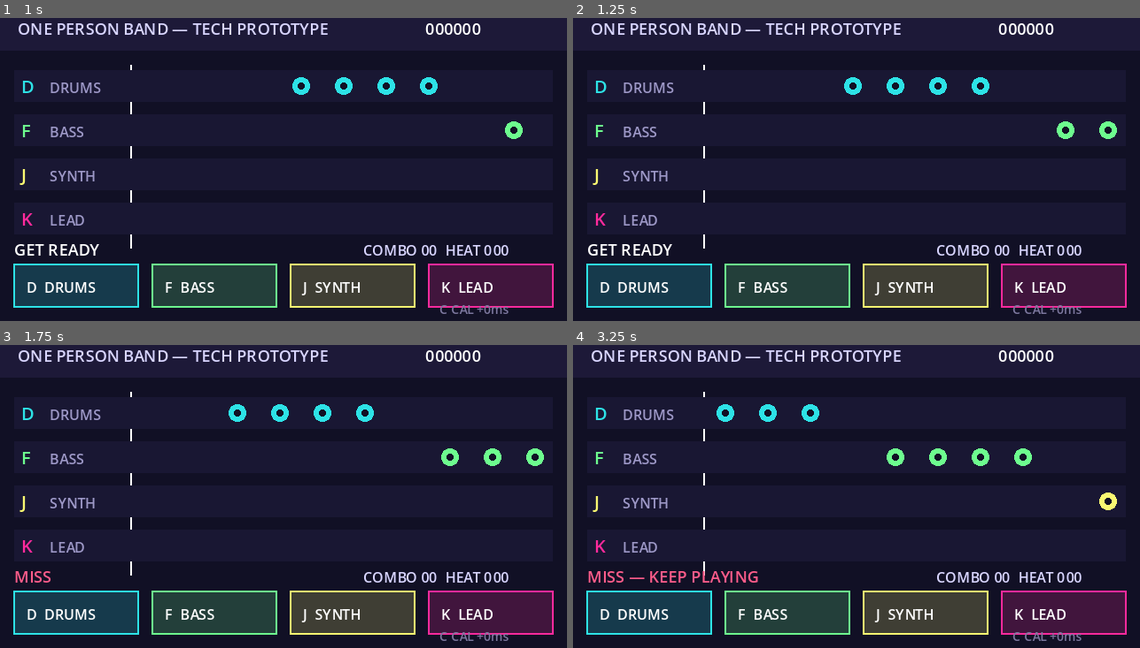
Above: before the commit, frames 1-4 (two rows, left to right).
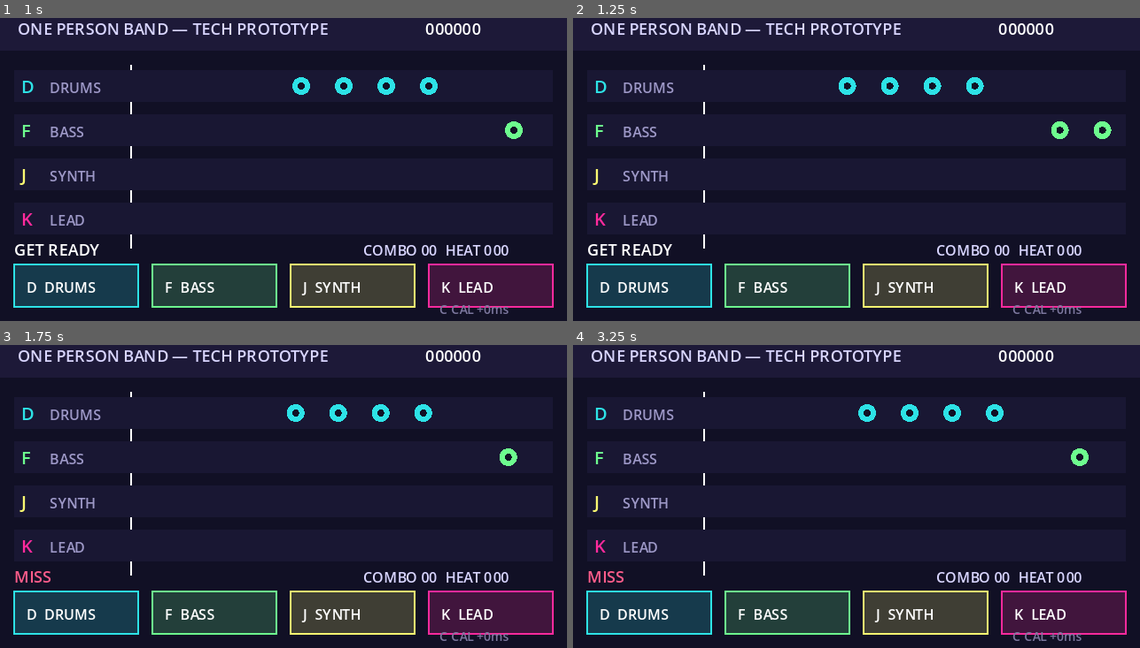
Above: after the commit, the same moments.

Repository: fatjiao/beatspell-game
Game: Godot game, scene res://scenes/prototype/prototype_stage.tscn
The game is run twice, just before and just after one commit, with the same random seed, the same clock (stepped at 60 frames per second) and the same inputs. Sound files missing from this copy of the repository are replaced by a short silence.
Inputs:
- Up to frame 1 (1 s): tap Enter (ui_accept) at 0.5 s; hold Enter (ui_accept) from 0.53 s (still down)
- Up to frame 2 (1.25 s): keep holding Enter (ui_accept)
- Up to frame 3 (1.75 s): release Enter (ui_accept) at 1.28 s; tap F (instrument_bass) at 1.35 s; tap Enter (ui_accept) at 1.52, 1.55 s
- Up to frame 4 (3.25 s): tap Enter (ui_accept) at 1.82, 2.3, 3.02, 3.05 s; hold D (instrument_drums) 2.03-2.78 s; tap K (instrument_lead) at 2.85 s

Frame 1 is identical in both runs. In frame 2, 0.9% of the frame differs, in the area x 46-96%, y 19-40%; in frame 3, 1.4%; in frame 4, 1.9%, in the area x 10-96%, y 19-79%.

Commit message:
feat: integrate CC0 synth-pop stems

Diff:
--- a/scripts/prototype/prototype_stage.gd
+++ b/scripts/prototype/prototype_stage.gd
@@ -39,20 +39,33 @@
 var _status_color := Color.WHITE
 var _pad_flash_until := {}
 var _tone_players := {}
+var _music_players := {}
 var _metronome_player: AudioStreamPlayer
 var _finished := false
 var _audio_offset_ms := 0
+var _music_started := false
 
 
 func _ready() -> void:
 	_audio_offset_ms = int(SettingsStore.load_settings().audio_offset_ms)
 	_setup_tones()
+	_setup_music()
 	_start_run()
 	queue_redraw()
 
 
 func _process(_delta: float) -> void:
-	_song_time_ms = Time.get_ticks_msec() - _song_start_ticks
+	if not _music_started:
+		_song_time_ms = Time.get_ticks_msec() - _song_start_ticks
+		if _song_time_ms >= 0:
+			_start_music()
+	else:
+		_song_time_ms = int(maxf(0.0, (
+			_music_players.drums.get_playback_position()
+			+ AudioServer.get_time_since_last_mix()
+			- AudioServer.get_output_latency()
+		) * 1000.0))
+		_update_music_layers()
 	if not _finished:
 		_update_metronome()
 		_consume_expired_events()
@@ -99,6 +112,9 @@
 	_status = "GET READY"
 	_status_color = Color.WHITE
 	_finished = false
+	_music_started = false
+	for player in _music_players.values():
+		player.stop()
 
 
 func _play_instrument(instrument: String) -> void:
@@ -150,6 +166,44 @@
 		_last_beat = beat
 		_metronome_player.pitch_scale = 1.35 if beat % 4 == 0 else 1.0
 		_metronome_player.play()
+
+
+func _setup_music() -> void:
+	var files := {
+		"drums": "res://assets/music/chapter1/drums.ogg",
+		"bass": "res://assets/music/chapter1/bass.ogg",
+		"synth": "res://assets/music/chapter1/synth.ogg",
+		"lead": "res://assets/music/chapter1/lead.ogg",
+	}
+	for instrument in INSTRUMENTS:
+		var stream = load(files[instrument])
+		if stream == null:
+			_status = "MISSING MUSIC: %s" % files[instrument]
+			_status_color = Color.RED
+			continue
+		var player := AudioStreamPlayer.new()
+		player.stream = stream
+		player.volume_db = -80.0
+		add_child(player)
+		_music_players[instrument] = player
+
+
+func _start_music() -> void:
+	if _music_players.size() != INSTRUMENTS.size():
+		return
+	_song_start_ticks = Time.get_ticks_msec()
+	_song_time_ms = 0
+	_music_started = true
+	for instrument in INSTRUMENTS:
+		_music_players[instrument].play(0.0)
+	_update_music_layers()
+
+
+func _update_music_layers() -> void:
+	_music_players.drums.volume_db = -7.0
+	_music_players.bass.volume_db = -9.0 if _song_time_ms >= 4000 else -80.0
+	_music_players.synth.volume_db = -11.0 if _song_time_ms >= 6500 else -80.0
+	_music_players.lead.volume_db = -9.0 if _song_time_ms >= 9000 else -80.0
 
 
 func _setup_tones() -> void:
--- a/tests/run_tests.gd
+++ b/tests/run_tests.gd
@@ -7,6 +7,7 @@
 		{"name": "rhythm_judge", "script": preload("res://tests/test_rhythm_judge.gd")},
 		{"name": "chart_loader", "script": preload("res://tests/test_chart_loader.gd")},
 		{"name": "calibration", "script": preload("res://tests/test_calibration.gd")},
+		{"name": "audio_assets", "script": preload("res://tests/test_audio_assets.gd")},
 	]
 	var failure_count := 0
 	for suite in suites:
--- /dev/null
+++ b/tests/test_audio_assets.gd
@@ -0,0 +1,26 @@
+extends RefCounted
+
+const FILES := {
+	"drums": "res://assets/music/chapter1/drums.ogg",
+	"bass": "res://assets/music/chapter1/bass.ogg",
+	"synth": "res://assets/music/chapter1/synth.ogg",
+	"lead": "res://assets/music/chapter1/lead.ogg",
+}
+
+
+func run() -> Array[String]:
+	var failures: Array[String] = []
+	var reference_length := -1.0
+	for instrument in FILES:
+		var stream = load(FILES[instrument])
+		if stream == null:
+			failures.append("missing %s stem" % instrument)
+			continue
+		var length: float = stream.get_length()
+		if length < 16.0:
+			failures.append("%s stem is shorter than the prototype chart" % instrument)
+		if reference_length < 0.0:
+			reference_length = length
+		elif absf(length - reference_length) > 0.05:
+			failures.append("%s stem length differs by more than 50 ms" % instrument)
+	return failures
Not shown, added: assets/music/chapter1/bass.ogg.import
Not shown, added: assets/music/chapter1/drums.ogg.import
Not shown, added: assets/music/chapter1/lead.ogg.import
Not shown, added: assets/music/chapter1/synth.ogg.import
Not shown, added: tests/capture_calibration.gd.uid
Not shown, added: tests/capture_prototype.gd.uid
Not shown, added: tests/run_tests.gd.uid
Not shown, added: tests/test_calibration.gd.uid
Not shown, added: tests/test_chart_loader.gd.uid
Not shown, added: tests/test_rhythm_judge.gd.uid
Not shown, added: tests/test_smoke.gd.uid
Not shown, added: assets/music/chapter1/bass.ogg
(and 3 more such lines)
